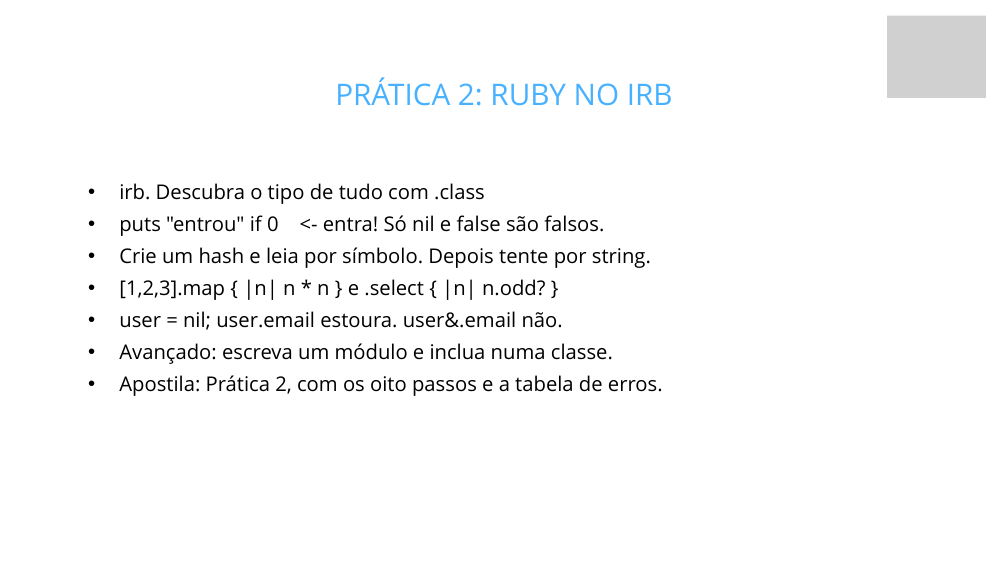
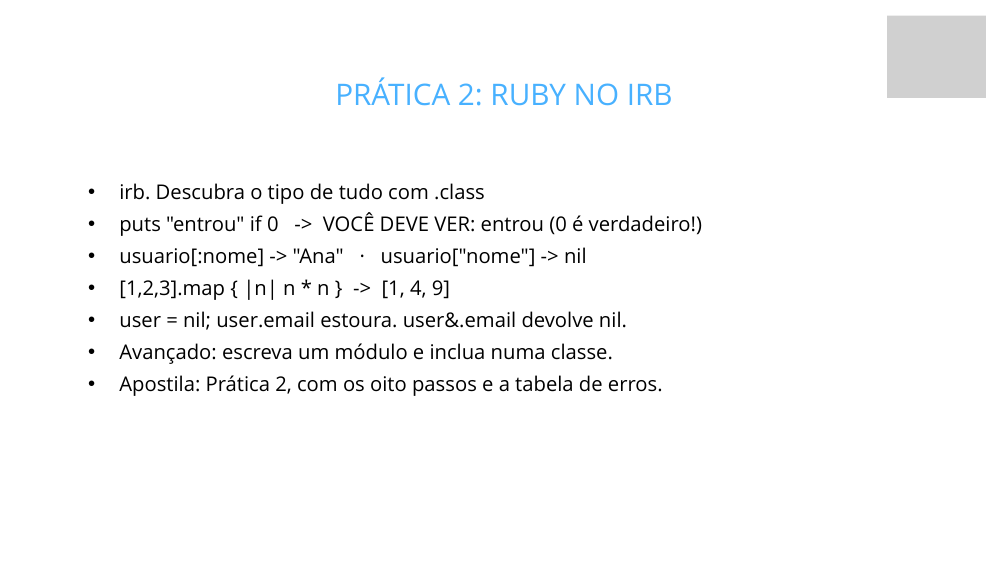
Before and after one commit to fabriciosiqueira08/capacitacao-gabarito, a slide deck: slide 50 of slides/build/aula-01-fundamentos-de-back-end.pptx. Drawn at 1008x567 pixels with LibreOffice and Linux fonts; fonts in the diff are those of the drawing; grey boxes stand for pictures; background and template pictures are left out. Boxes give left, top, right and bottom in pixels: in the first picture for what was removed or moved away, otherwise in the second. Text is boxed around its words. In the diff, an @@ line names an element or a change of style, - is before the commit and + after.

```diff
--- a/slides/build/aula-01-fundamentos-de-back-end.pptx
+++ b/slides/build/aula-01-fundamentos-de-back-end.pptx
@@ text at [119, 212, 702, 330]: text changed @@
-  • puts "entrou" if 0 <- entra! Só nil e false são falsos.
-  • Crie um hash e leia por símbolo. Depois tente por string.
-  • [1,2,3].map { |n| n * n } e .select { |n| n.odd? }
-  • user = nil; user.email estoura. user&.email não.
+  • puts "entrou" if 0 -> VOCÊ DEVE VER: entrou (0 é verdadeiro!)
+  • usuario[:nome] -> "Ana" · usuario["nome"] -> nil
+  • [1,2,3].map { |n| n * n } -> [1, 4, 9]
+  • user = nil; user.email estoura. user&.email devolve nil.
```
Also in this commit, not shown: 1 other slide changed, 37 other files.
